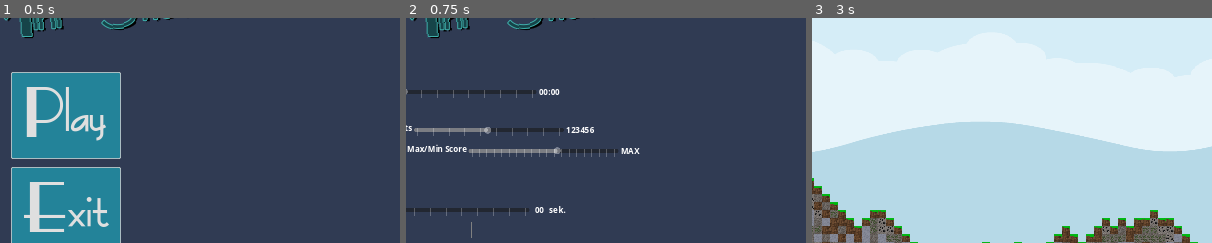
Above: before the commit, frames 1-3 (left to right).
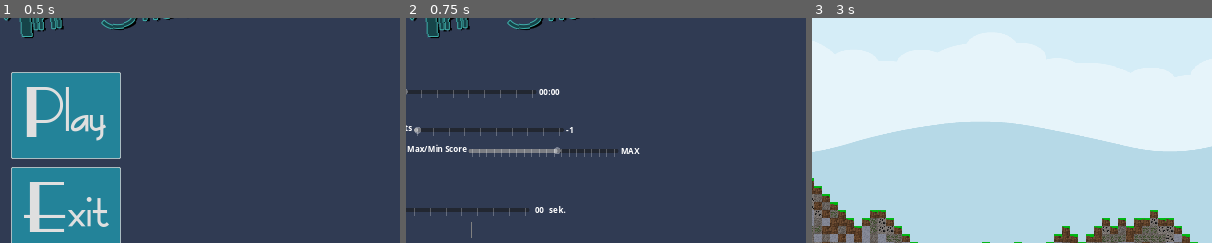
Above: after the commit, the same moments.

Repository: Coding-4Fun/Just4Fun_Mini_Shootergame
Game: Godot game, scene res://UI/MainMenuUI/MainMenuUI.tscn
Same seed, same stepped clock (60 frames per second), same inputs: the game is played once before the commit and once after it.
Inputs:
- Up to frame 1 (0.5 s): no input
- Up to frame 2 (0.75 s): click "Play" at 0.5 s
- Up to frame 3 (3 s): click "Max Play Time" at 1.25 s; click "Max Play Time" at 2 s; click "Start Game" at 2.75 s
The pictures show only the part of the screen within x 42-92%, y 18-68%; the shares and areas given below are measured in that part.

Frame 1 is identical in both runs. In frame 2, 0.5% of the frame differs, in the area x 2-47%, y 48-52%; in frame 3, nothing differs.

Commit message:
Add: Script for MaxShots Option in UI

Diff:
--- a/UI/GameSettingsDialog/GameSettings.tscn
+++ b/UI/GameSettingsDialog/GameSettings.tscn
@@ -1,6 +1,7 @@
-[gd_scene load_steps=2 format=3 uid="uid://bdg32fb7rseev"]
+[gd_scene load_steps=3 format=3 uid="uid://bdg32fb7rseev"]
 
 [ext_resource type="Script" path="res://UI/GameSettingsDialog/game_settings.gd" id="1_efcby"]
+[ext_resource type="Script" path="res://UI/Settings/MaxShotSettings.gd" id="2_jw5od"]
 
 [node name="GameSettings" type="Control"]
 layout_mode = 3
@@ -91,6 +92,7 @@
 [node name="hBoxContainerMaxShots" type="HBoxContainer" parent="centerContainer/vBoxContainer"]
 layout_mode = 2
 size_flags_horizontal = 0
+script = ExtResource("2_jw5od")
 
 [node name="cButtSwitchMaxShots" type="CheckButton" parent="centerContainer/vBoxContainer/hBoxContainerMaxShots"]
 layout_mode = 2
